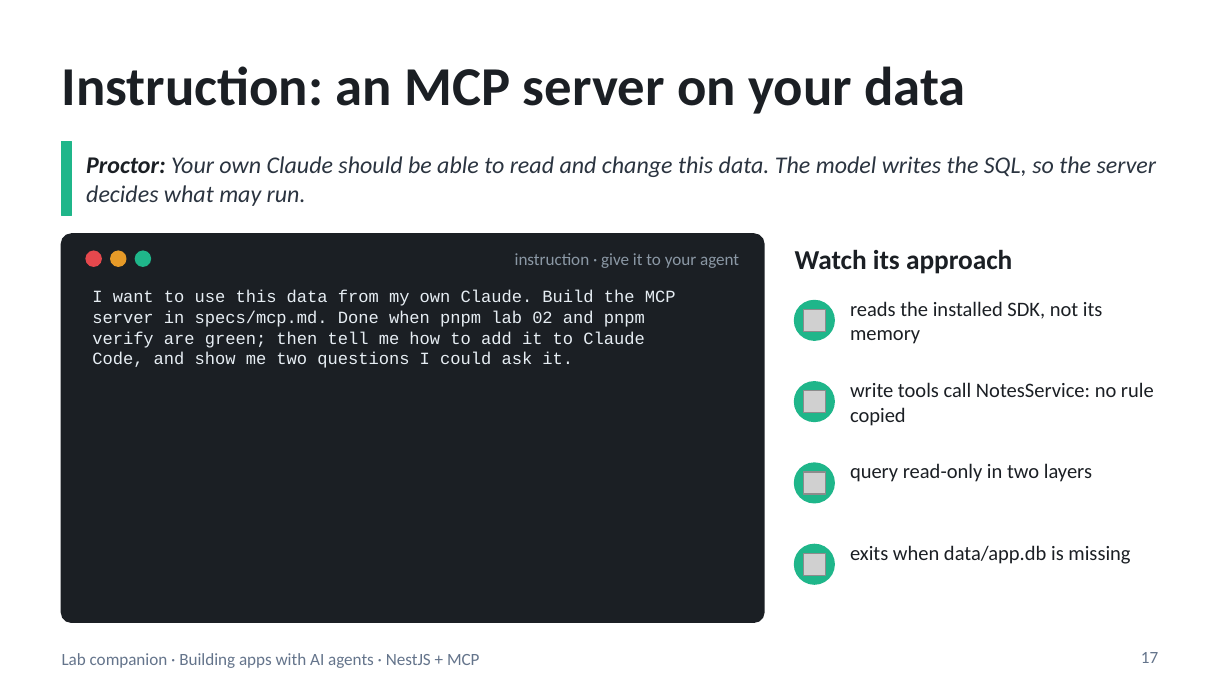
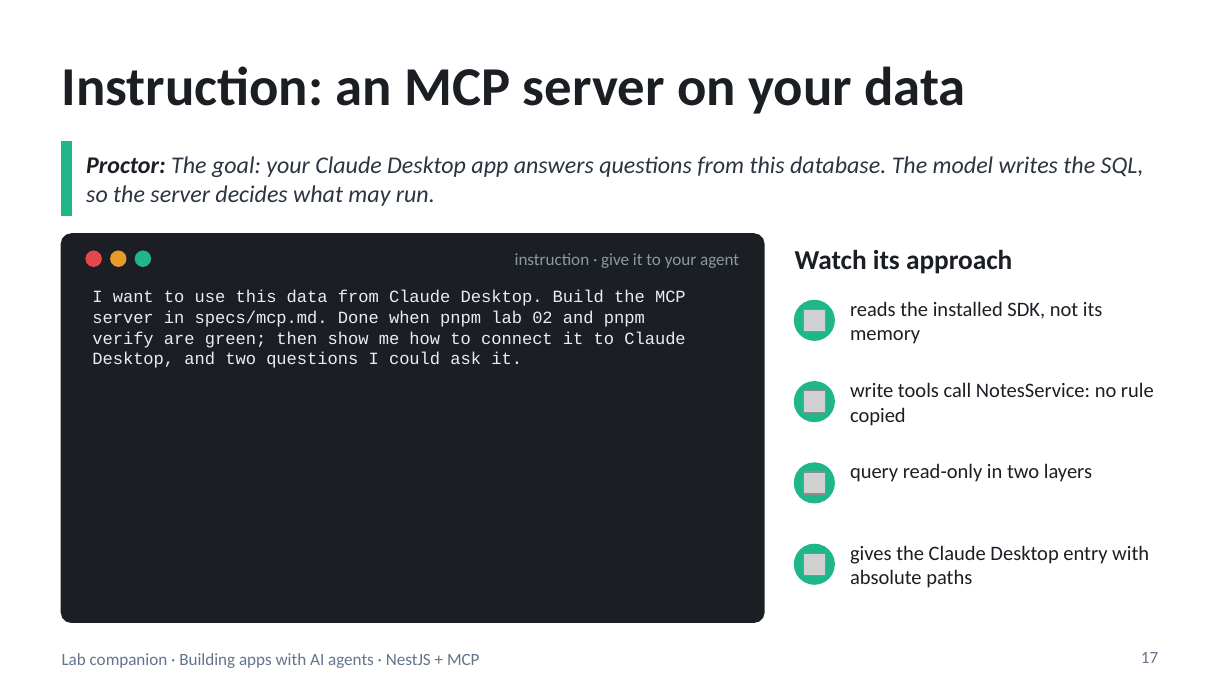
Before and after one commit to blazaga/ai-training-modules, a slide deck: slide 17 of docs/ai-agent-training/slides/lab-companion.pptx. Drawn at 1232x693 pixels with LibreOffice and Linux fonts; fonts in the diff are those of the drawing; grey boxes stand for pictures. Boxes give left, top, right and bottom in pixels: in the first picture for what was removed or moved away, otherwise in the second. Text is boxed around its words. In the diff, an @@ line names an element or a change of style, - is before the commit and + after.

```diff
--- a/docs/ai-agent-training/slides/lab-companion.pptx
+++ b/docs/ai-agent-training/slides/lab-companion.pptx
@@ text at (x1=86, y1=156, x2=1144, y2=206): text changed @@
-Proctor: Your own Claude should be able to read and change this data. The model writes the SQL, so the server decides what may run.
+Proctor: The goal: your Claude Desktop app answers questions from this database. The model writes the SQL, so the server decides what may run.
@@ text at (x1=92, y1=290, x2=686, y2=306): text changed @@
-I want to use this data from my own Claude. Build the MCP
+I want to use this data from Claude Desktop. Build the MCP
@@ text at (x1=92, y1=331, x2=685, y2=368): text changed @@
-verify are green; then tell me how to add it to Claude
-Code, and show me two questions I could ask it.
+verify are green; then show me how to connect it to Claude
+Desktop, and two questions I could ask it.
@@ text at (x1=850, y1=545, x2=1149, y2=588): text changed @@
-exits when data/app.db is missing
+gives the Claude Desktop entry with absolute paths
```
Also in this commit, not shown: 7 other slides changed, 21 other files.
